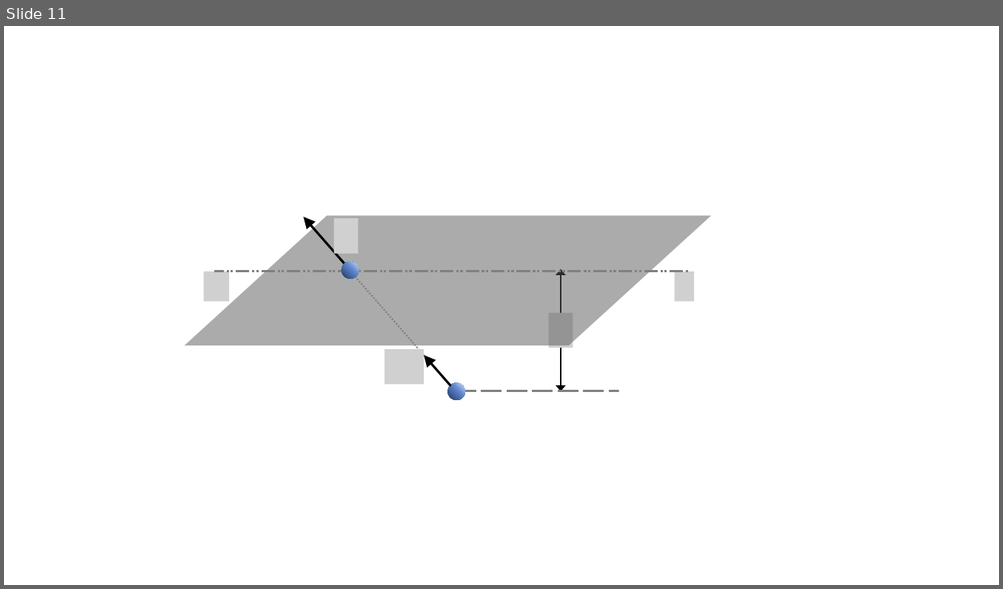
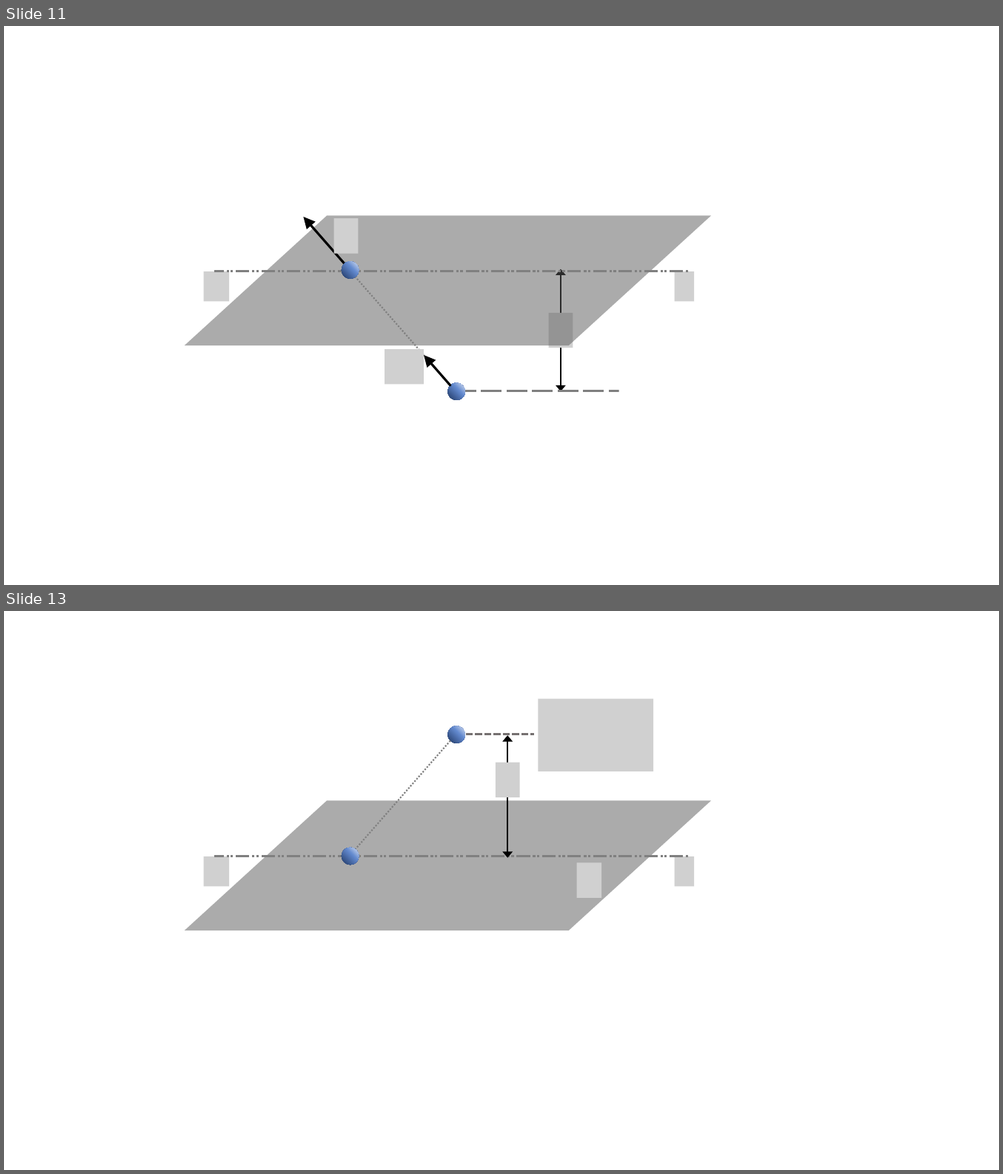
Before and after one commit to pararover/PHY0500304_Heat-and-Thermodynamics, a slide deck: U1-Distribution-of-Velocities/figures/all-figs.pptx. Shown one above the other, each under a label of ours: slide 11 before the commit, slides 11 and 13 after it; the slides between them are not shown. The pictures are 1003x589 and 1003x1174 pixels, drawn with LibreOffice and Linux fonts; fonts in the diff are those of the drawing; grey boxes stand for pictures. Boxes give left, top, right and bottom in pixels: in the first picture for what was removed or moved away, otherwise in the second. Text is boxed around its words. In the diff, an @@ line names an element or a change of style, - is before the commit and + after.

```diff
--- a/U1-Distribution-of-Velocities/figures/all-figs.pptx
+++ b/U1-Distribution-of-Velocities/figures/all-figs.pptx
@@ slide 13 added at bbox=[4, 611, 999, 1170], background #FFFFFF @@
@@ picture added at bbox=[538, 699, 654, 772] @@
@@ line added from (450, 741) to (350, 857), #808080 1.5 pt dashed @@
@@ ellipse added at bbox=[448, 726, 465, 743], fill gradient #DAE3F3 to #638ACF to #203864 @@
@@ line added from (456, 734) to (535, 734), #767171 2.25 pt dashed @@
@@ double arrow added from (508, 735) to (508, 858), #000000 1.5 pt @@
@@ picture added at bbox=[495, 763, 521, 797] @@
@@ parallelogram added at bbox=[185, 800, 711, 931], fill #595959 at 50% opacity @@
@@ freeform shape added at bbox=[214, 853, 689, 857], outline #808080 2.25 pt dashed @@
@@ ellipse added at bbox=[341, 848, 358, 865], fill gradient #DAE3F3 to #638ACF to #203864 @@
@@ picture added at bbox=[203, 857, 228, 886] @@
@@ picture added at bbox=[577, 863, 602, 898] @@
@@ picture added at bbox=[674, 857, 694, 886] @@
```
Also in this commit, not shown: 1 other slide added, 4 other files.
